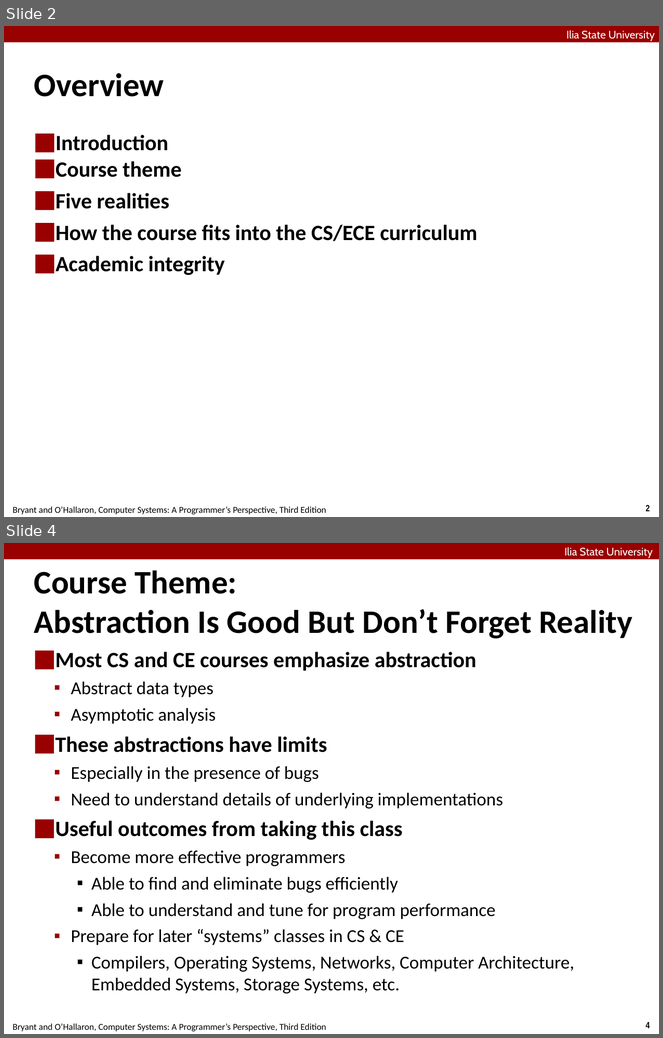
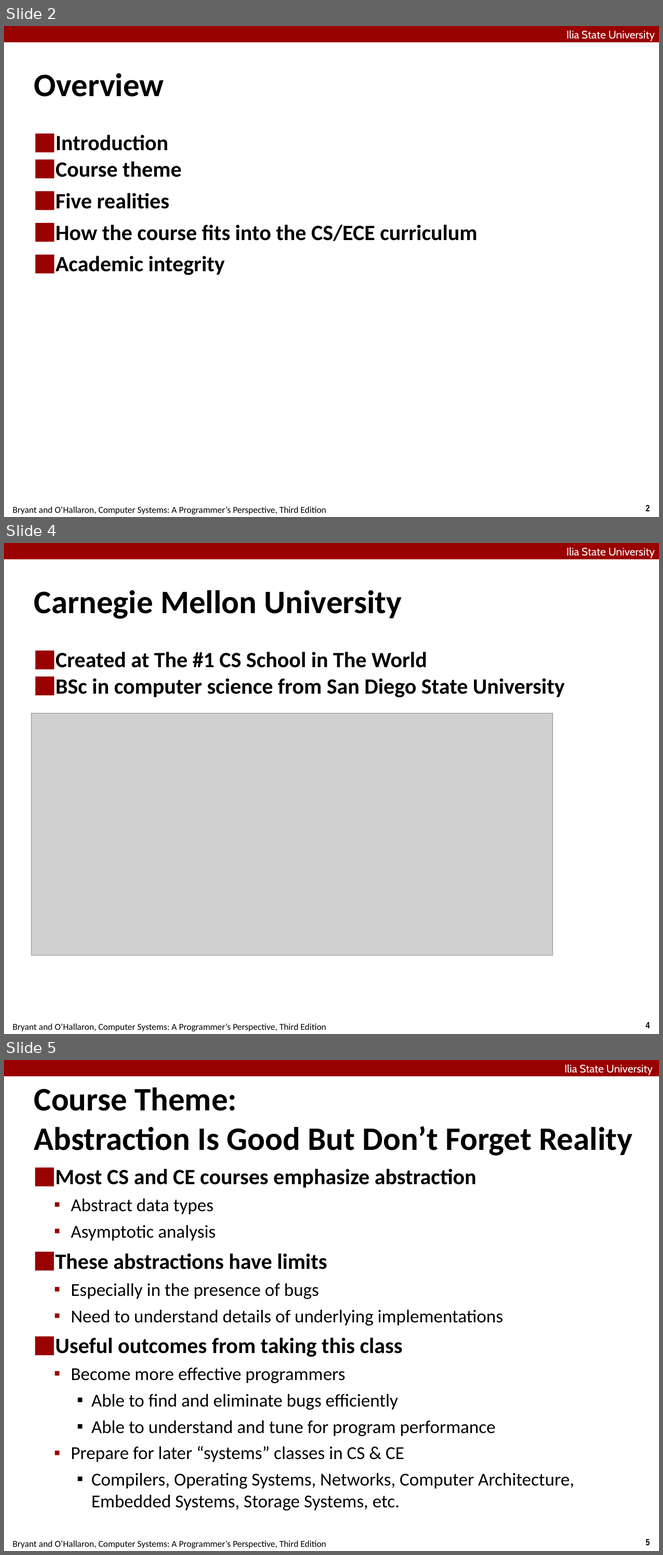
Before and after one commit to abstraction-builder/Fall2022, a slide deck: weekly-material/Week1/Lec1/01-overview.pptx. Shown one above the other, each under a label of ours: slides 2 and 4 before the commit, slides 2, 4 and 5 after it; the slides between them are not shown. The pictures are 663x1038 and 663x1555 pixels, drawn with LibreOffice and Linux fonts; fonts in the diff are those of the drawing; grey boxes stand for pictures. Boxes give left, top, right and bottom in pixels: in the first picture for what was removed or moved away, otherwise in the second. Text is boxed around its words. In the diff, an @@ line names an element or a change of style, - is before the commit and + after.

```diff
--- a/weekly-material/Week1/Lec1/01-overview.pptx
+++ b/weekly-material/Week1/Lec1/01-overview.pptx
@@ slide 4 added at box(4, 543, 659, 1034), background #FFFFFF; not listed: 2 template elements that a slide beside it also shows @@
@@ rectangle added at box(4, 543, 659, 560), fill #990000 @@
@@ text added at box(567, 547, 655, 558), 12 pt, text #FFFFFF @@
+Ilia State University
@@ title added at box(34, 590, 402, 619), 36 pt, text #000000, bold @@
+Carnegie Mellon University
@@ text added at box(55, 652, 565, 697), 24 pt, text #000000, bold @@
+⬛ Created at The #1 CS School in The World
+⬛ BSc in computer science from San Diego State University
@@ picture added at box(32, 714, 553, 956) @@
@@ what was slide 4 is now slide 5 @@
@@ page number at box(646, 1539, 650, 1546): text changed @@
-4
+5
```
Also in this commit, not shown: 2 slides changed.
